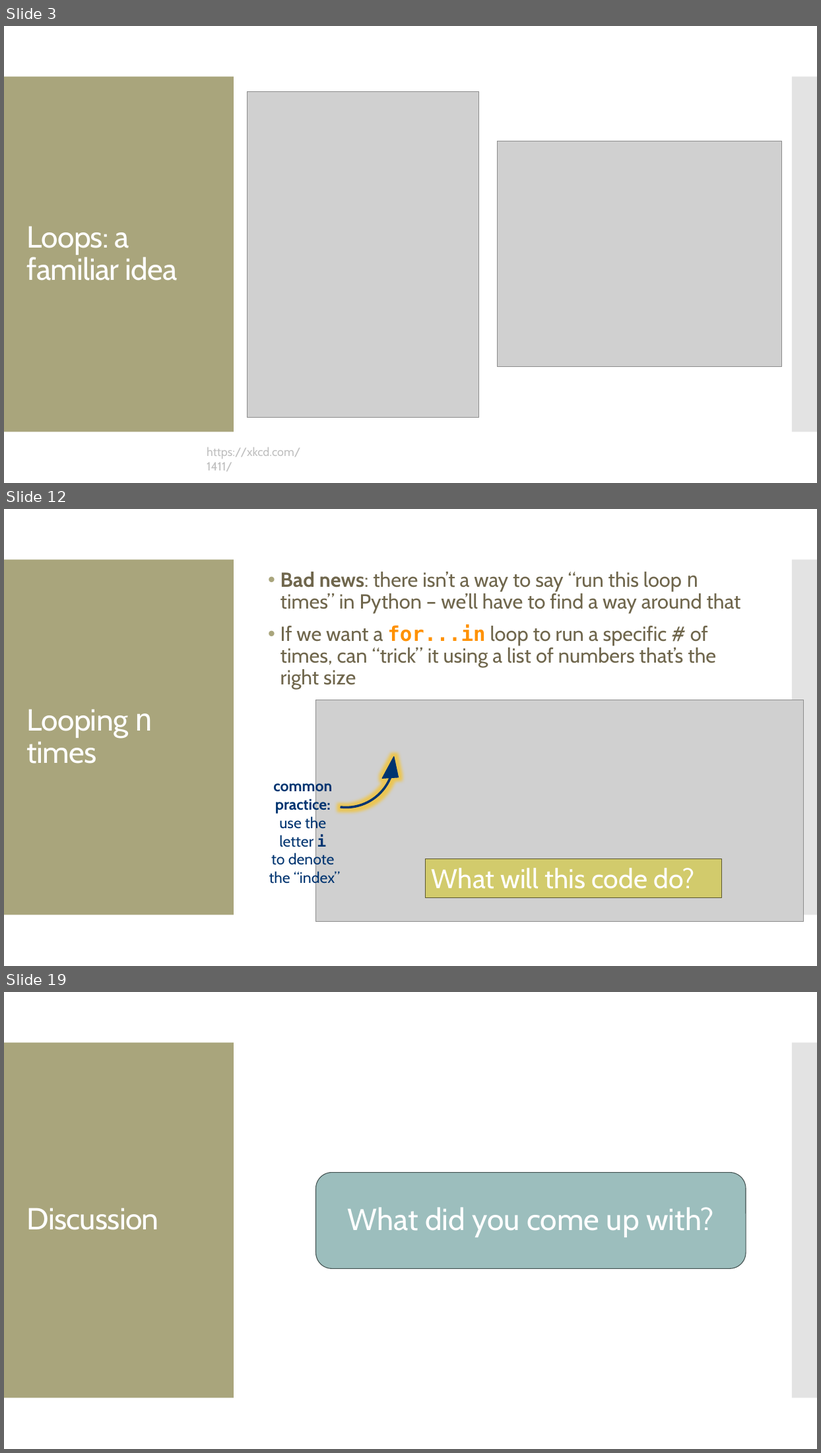
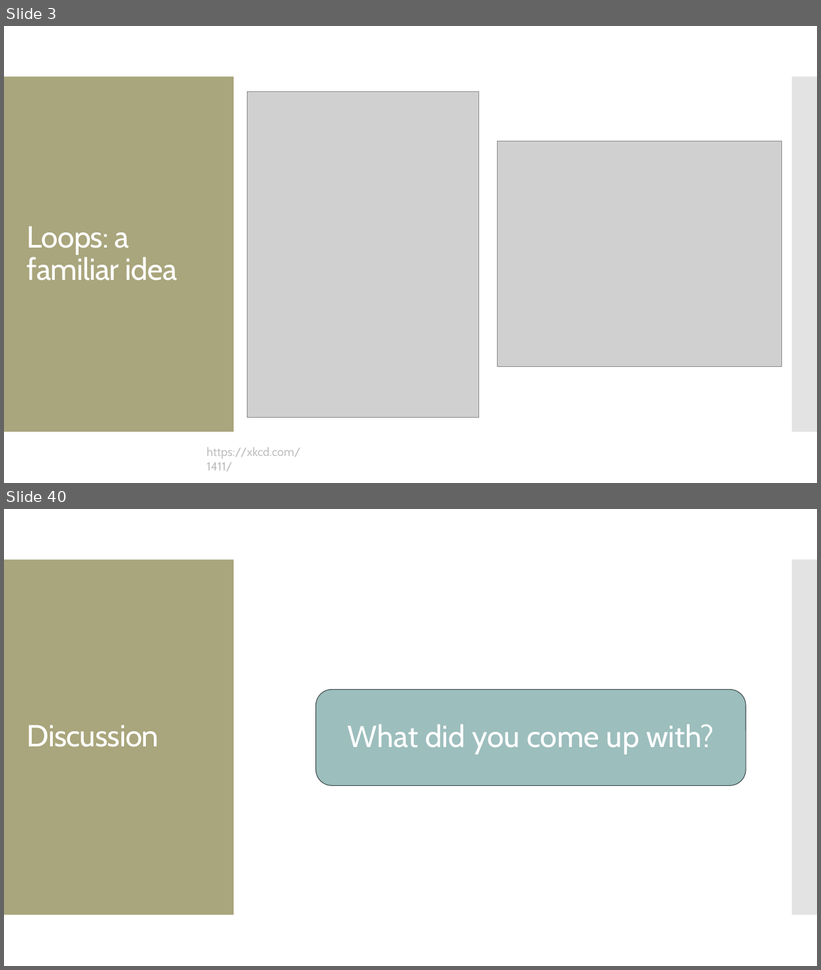
Before and after one commit to amosca01/CAIS117-S24, a slide deck: slides/16-while-loops.pptx. Shown one above the other, each under a label of ours: slides 3, 12 and 19 before the commit, slides 3 and 40 after it; the slides between them are not shown. The pictures are 821x1453 and 821x970 pixels, drawn with LibreOffice and Linux fonts; fonts in the diff are those of the drawing; grey boxes stand for pictures. Boxes give left, top, right and bottom in pixels: in the first picture for what was removed or moved away, otherwise in the second. Text is boxed around its words. In the diff, an @@ line names an element or a change of style, - is before the commit and + after.

```diff
--- a/slides/16-while-loops.pptx
+++ b/slides/16-while-loops.pptx
@@ slide 12 removed at (4, 509, 817, 966), background #FFFFFF; not listed: 2 template elements that a slide beside it also shows @@
@@ text removed at (281, 572, 741, 689) @@
-• Bad news: there isn’t a way to say “run this loop n times” in Python – we’ll have to find a way around that
-• If we want a for...in loop to run a specific # of times, can “trick” it using a list of numbers that’s the right size
@@ circular arrow removed at (281, 694, 411, 825) @@
@@ picture removed at (316, 700, 804, 922) @@
@@ title removed at (27, 709, 153, 764) @@
-Looping n times
@@ text removed at (269, 779, 340, 887) @@
-common
-practice:
-use the
-letter i
-to denote
-the “index”
@@ rectangle removed at (426, 859, 722, 898) @@
-What will this code do?
@@ what was slide 19 is now slide 40 @@
```
Also in this commit, not shown: 5 slides changed, 31 slides added, 14 other slides removed, 15 other files.
